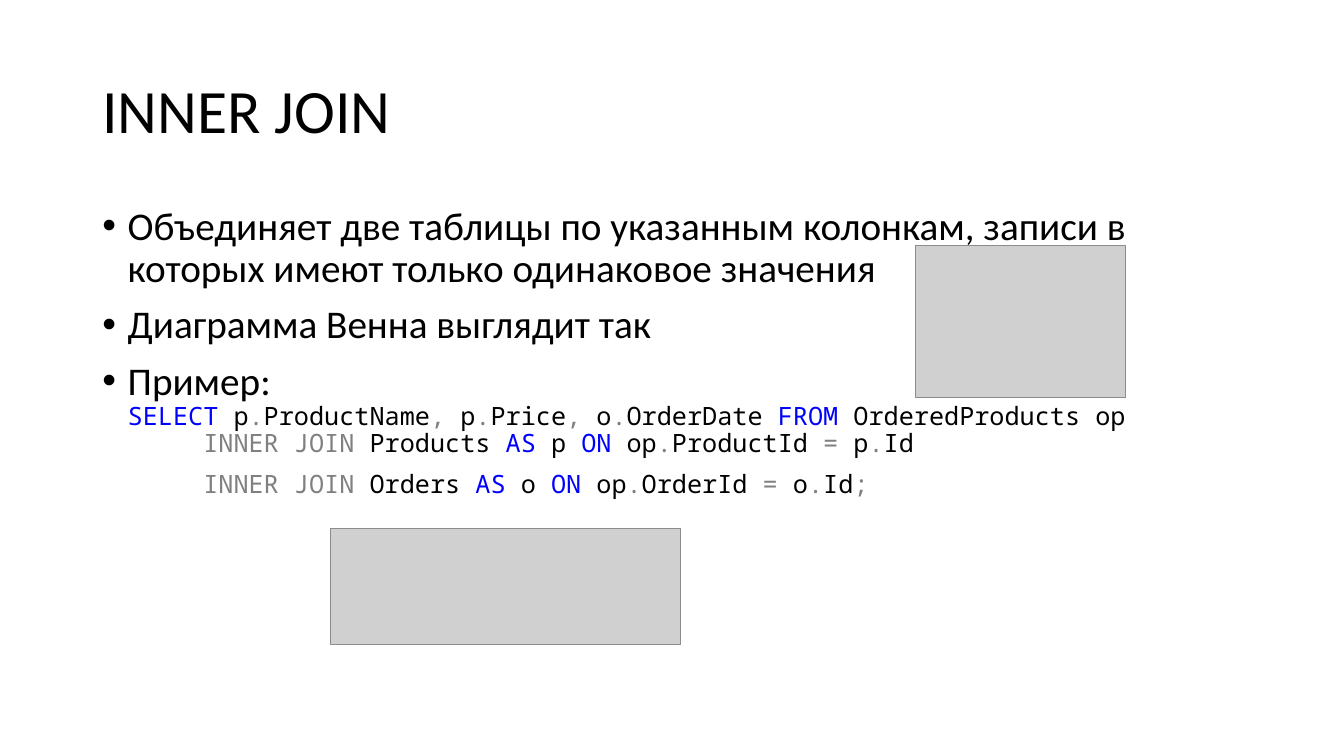
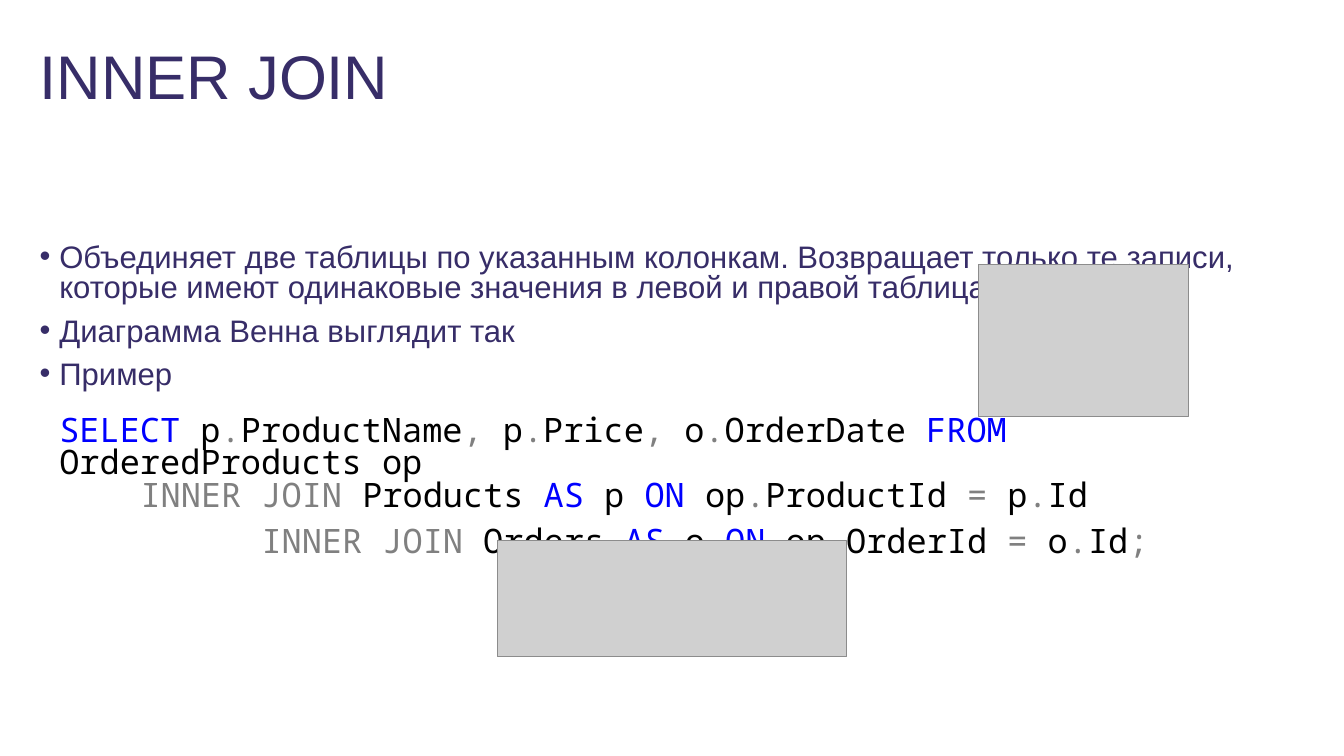
Before and after one commit to dmitriykuptsov/SQL, a slide deck: slide 37 of sql.pptx (slide 28 before the commit). Drawn at 1344x756 pixels with LibreOffice and Linux fonts; fonts in the diff are those of the drawing; grey boxes stand for pictures; background and template pictures are left out. Boxes give left, top, right and bottom in pixels: in the first picture for what was removed or moved away, otherwise in the second. Text is boxed around its words. In the diff, an @@ line names an element or a change of style, - is before the commit and + after.

```diff
--- a/sql.pptx
+++ b/sql.pptx
@@ title "INNER JOIN": place and size @@
-title "INNER JOIN" at (102,93,391,134)
+title "INNER JOIN" at (40,56,388,100)
@@ title "INNER JOIN" at (40,56,388,100): font Calibri to Arial, text colour #000000 to #372D68; line spacing 0.9 to 1; vertical alignment middle to top @@
@@ text "Объединяет две таблицы по указанным ...": place and size @@
-text "Объединяет две таблицы по указанным ..." at (128,213,1126,499)
+text "Объединяет две таблицы по указанным ..." at (59,243,1234,563)
@@ text at (59,243,1234,304): text changed; size 28 to 22.2 pt; font Calibri to Arial; text colour #000000 to #372D68 @@
-• Объединяет две таблицы по указанным колонкам, записи в которых имеют только одинаковое значения
+• Объединяет две таблицы по указанным колонкам. Возвращает только те записи, которые имеют одинаковые значения в левой и правой таблицах
@@ picture: place and size @@
-picture at (917,246,1126,398)
+picture at (979,264,1189,416)
@@ text at (59,320,1149,563): size 28 to 22.2 pt, font Calibri to Arial, text colour #000000 to #372D68 in "Диаграмма Венна выглядит так"; size 18 to 24.1 pt in "INNER JOIN Orders AS o ON op.OrderId ..."; indent changed; line spacing 0.9 to 0.8 @@
@@ text at (59,363,1088,515): text changed; size 18 to 24.1 pt @@
-• Пример:
-  SELECT p.ProductName, p.Price, o.OrderDate FROM OrderedProducts op
-  INNER JOIN Products AS p ON op.ProductId = p.Id
+• Пример
+  SELECT p.ProductName, p.Price, o.OrderDate FROM OrderedProducts op
+  INNER JOIN Products AS p ON op.ProductId = p.Id
@@ picture removed at (331,528,681,645) @@
@@ picture added at (497,540,847,657) @@
```
Also in this commit, not shown: 57 other slides changed, 7 slides added, 7 slides removed, 3 other files.
